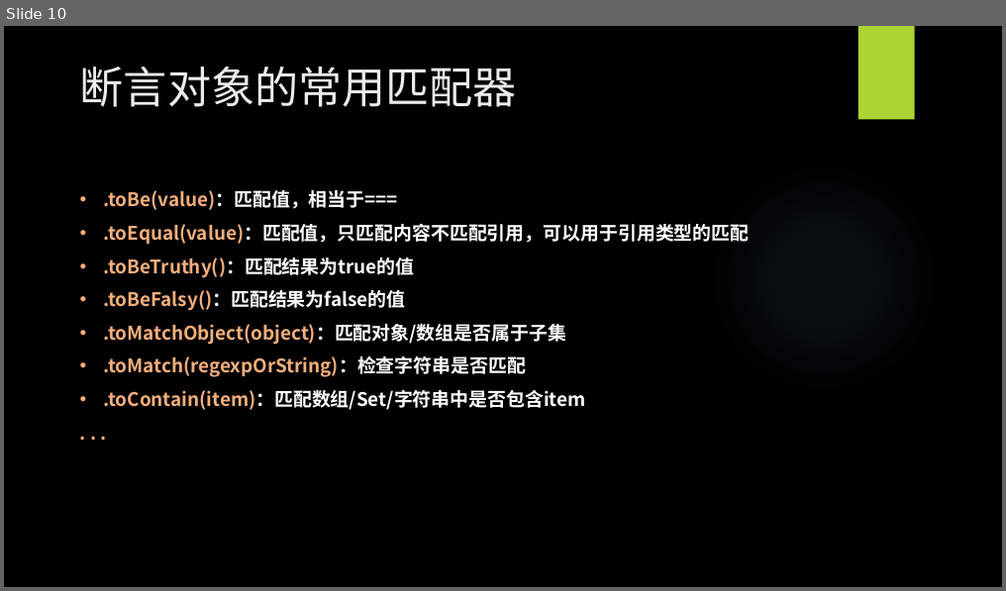
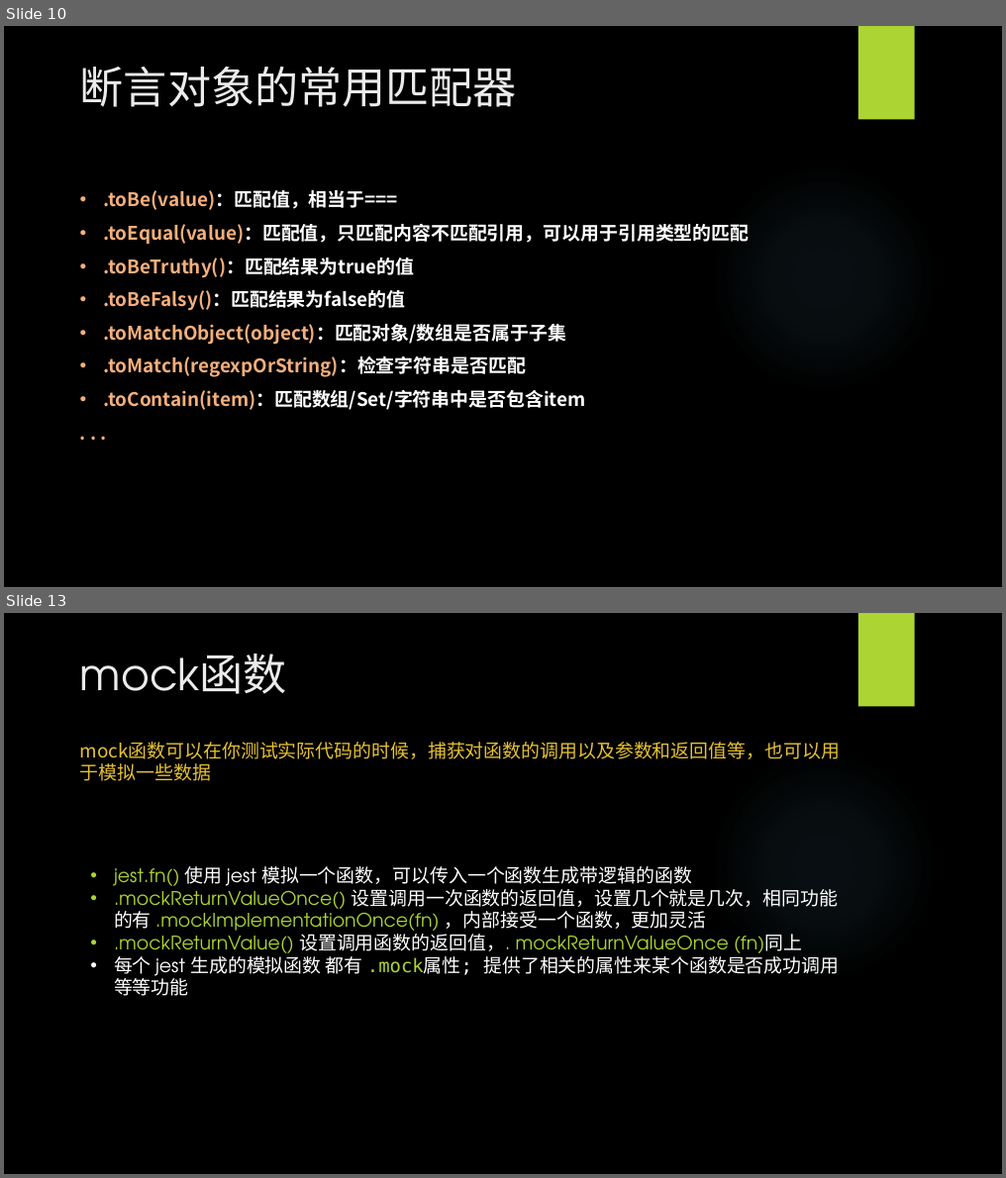
Before and after one commit to WangEbo/auto-test, a slide deck: 王博书的分享/自动化测试.pptx. Shown one above the other, each under a label of ours: slide 10 before the commit, slides 10 and 13 after it; the slides between them are not shown. The pictures are 1006x591 and 1006x1178 pixels, drawn with LibreOffice and Linux fonts; fonts in the diff are those of the drawing; background and template pictures are left out. Boxes give left, top, right and bottom in pixels: in the first picture for what was removed or moved away, otherwise in the second. Text is boxed around its words. In the diff, an @@ line names an element or a change of style, - is before the commit and + after.

```diff
--- a/王博书的分享/自动化测试.pptx
+++ b/王博书的分享/自动化测试.pptx
@@ slide 13 added at bbox=[4, 613, 1002, 1174], background picture (left out); not listed: 2 template elements that a slide beside it also shows @@
@@ title added at bbox=[80, 654, 287, 694], 42 pt, text #EBEBEB @@
+mock函数
@@ text added at bbox=[80, 742, 840, 781], 18 pt, text #E6C133 @@
+mock函数可以在你测试实际代码的时候，捕获对函数的调用以及参数和返回值等，也可以用于模拟一些数据
@@ text added at bbox=[114, 866, 839, 996], 18 pt, text #FFFFFF @@
+• jest.fn() 使用 jest 模拟一个函数，可以传入一个函数生成带逻辑的函数
+• .mockReturnValueOnce() 设置调用一次函数的返回值，设置几个就是几次，相同功能的有 .mockImplementationOnce(fn) ，内部接受一个函数，更加灵活
+• .mockReturnValue() 设置调用函数的返回值，. mockReturnValueOnce (fn)同上
+• 每个 jest 生成的模拟函数 都有 .mock属性; 提供了相关的属性来某个函数是否成功调用等等功能
```
Also in this commit, not shown: 4 slides changed, 1 other slide added, 11 other files.
